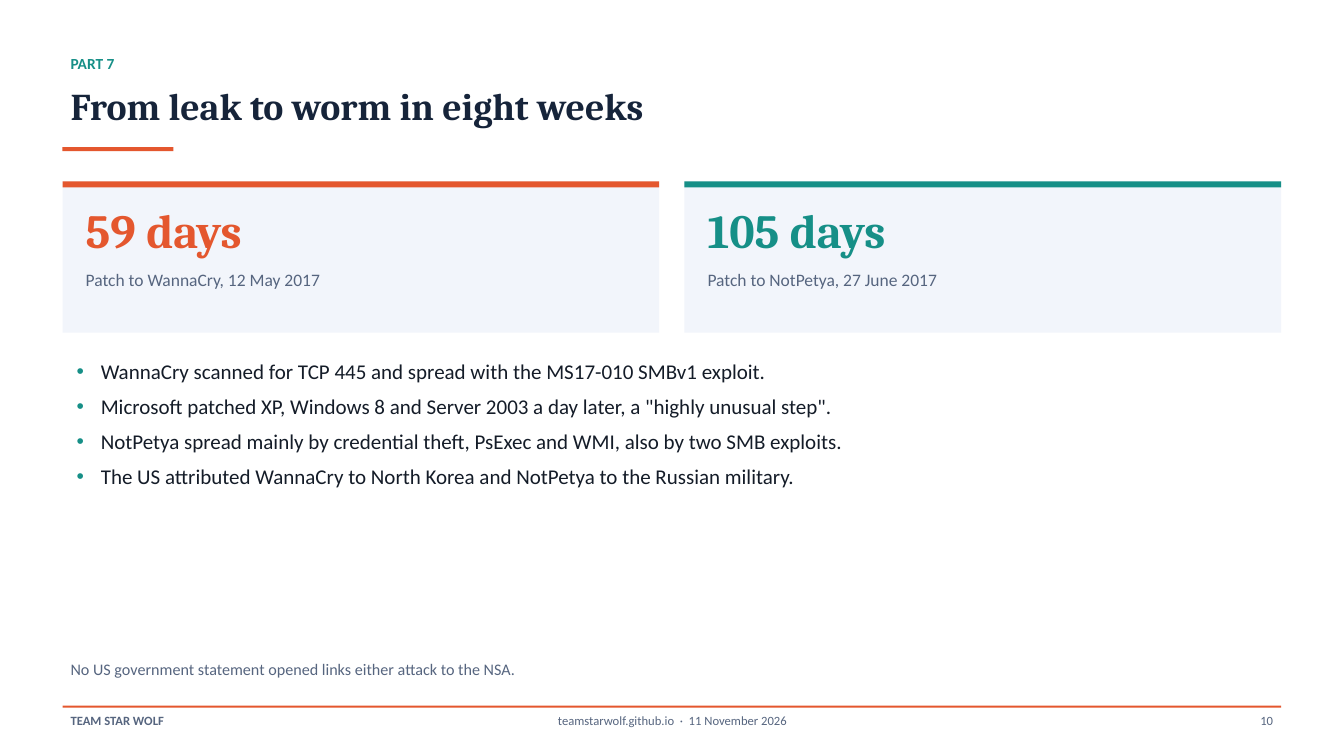
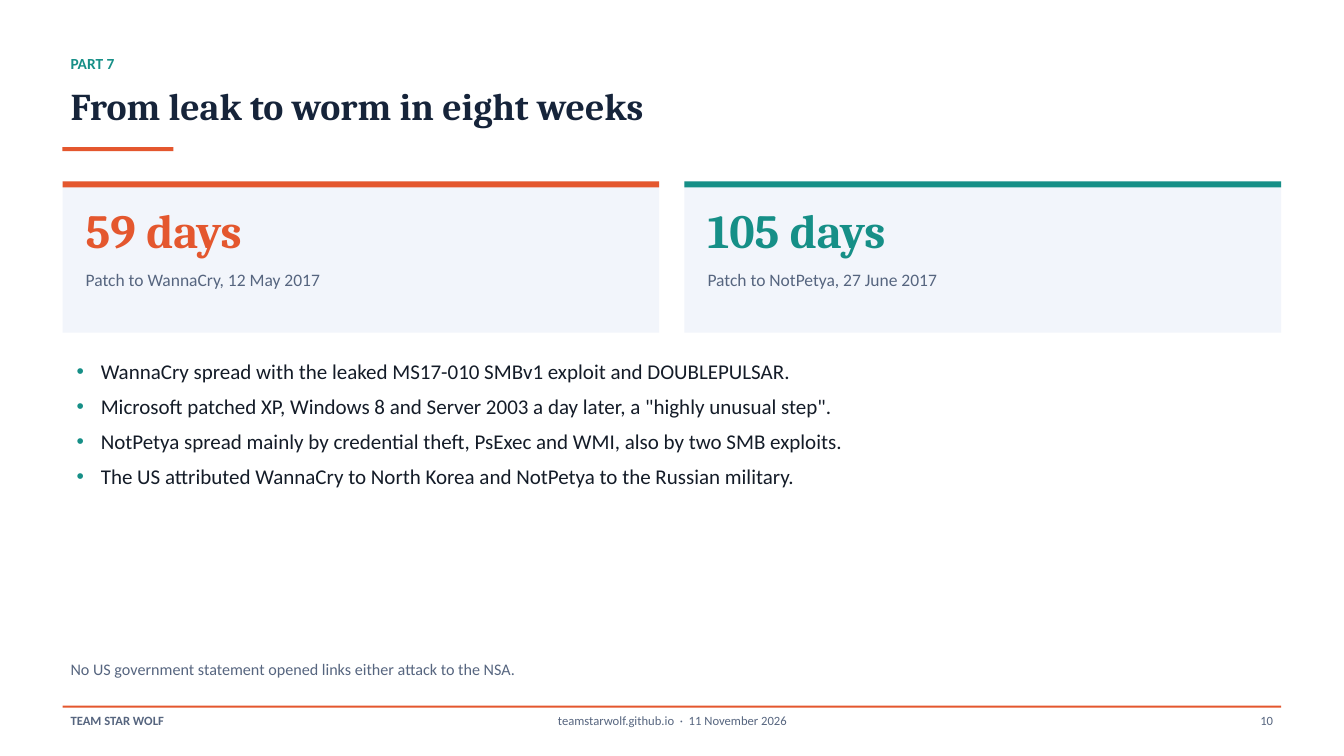
Before and after one commit to TeamStarWolf/TeamStarWolf, a slide deck: slide 10 of case-studies/slides/NSA_CIA_Tool_Leaks_2016_2017_Case_Study.pptx. Drawn at 1344x756 pixels with LibreOffice and Linux fonts; fonts in the diff are those of the drawing. Boxes give left, top, right and bottom in pixels: in the first picture for what was removed or moved away, otherwise in the second. Text is boxed around its words. In the diff, an @@ line names an element or a change of style, - is before the commit and + after.

```diff
--- a/case-studies/slides/NSA_CIA_Tool_Leaks_2016_2017_Case_Study.pptx
+++ b/case-studies/slides/NSA_CIA_Tool_Leaks_2016_2017_Case_Study.pptx
@@ text at box(101, 364, 789, 383): text changed @@
-• WannaCry scanned for TCP 445 and spread with the MS17-010 SMBv1 exploit.
+• WannaCry spread with the leaked MS17-010 SMBv1 exploit and DOUBLEPULSAR.
```
Also in this commit, not shown: 7 other files.
